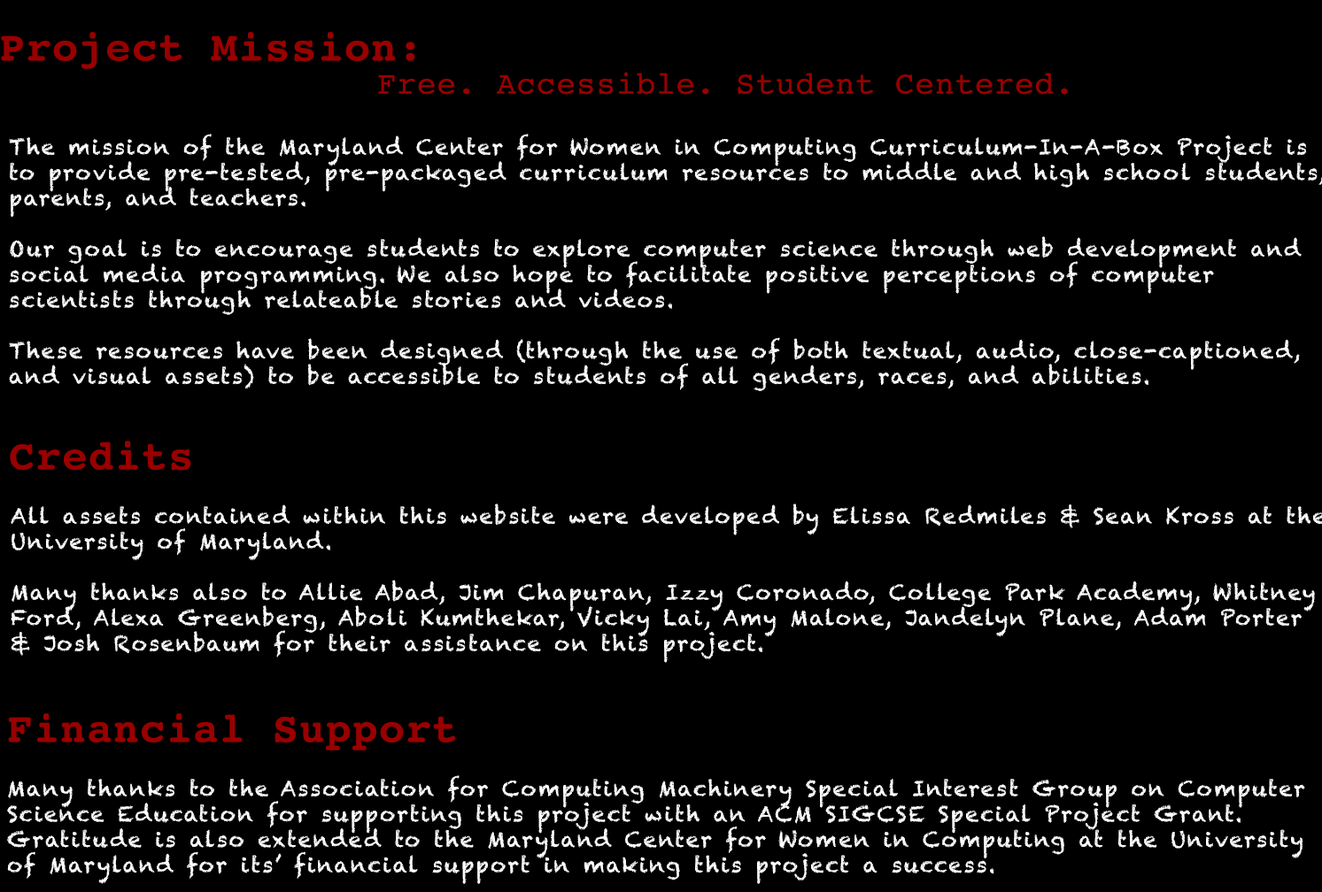
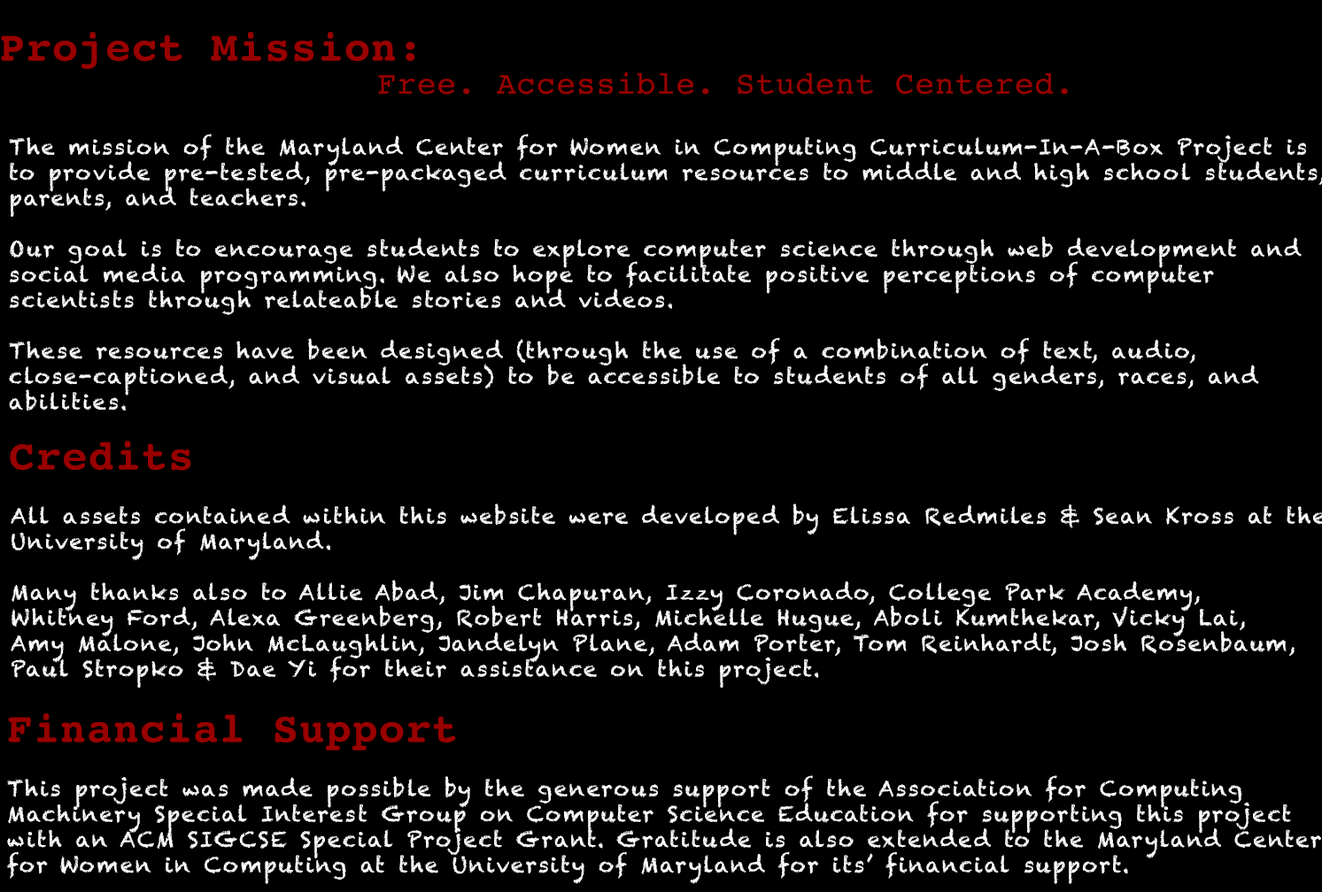
Revision of a layered w=1322, h=892 image; what changed, layer by layer:
painted on "All assets contained within this website were developed by Elis" over [10, 582, 1315, 689]
painted on "The mission of the Maryland Center for Women in Computing Curri" over [8, 337, 1300, 412]
renamed "Many thanks to the Association for Computing Machinery Special" to "This project was made possible by the generous support of the A", painted on it over [7, 775, 1321, 885]
